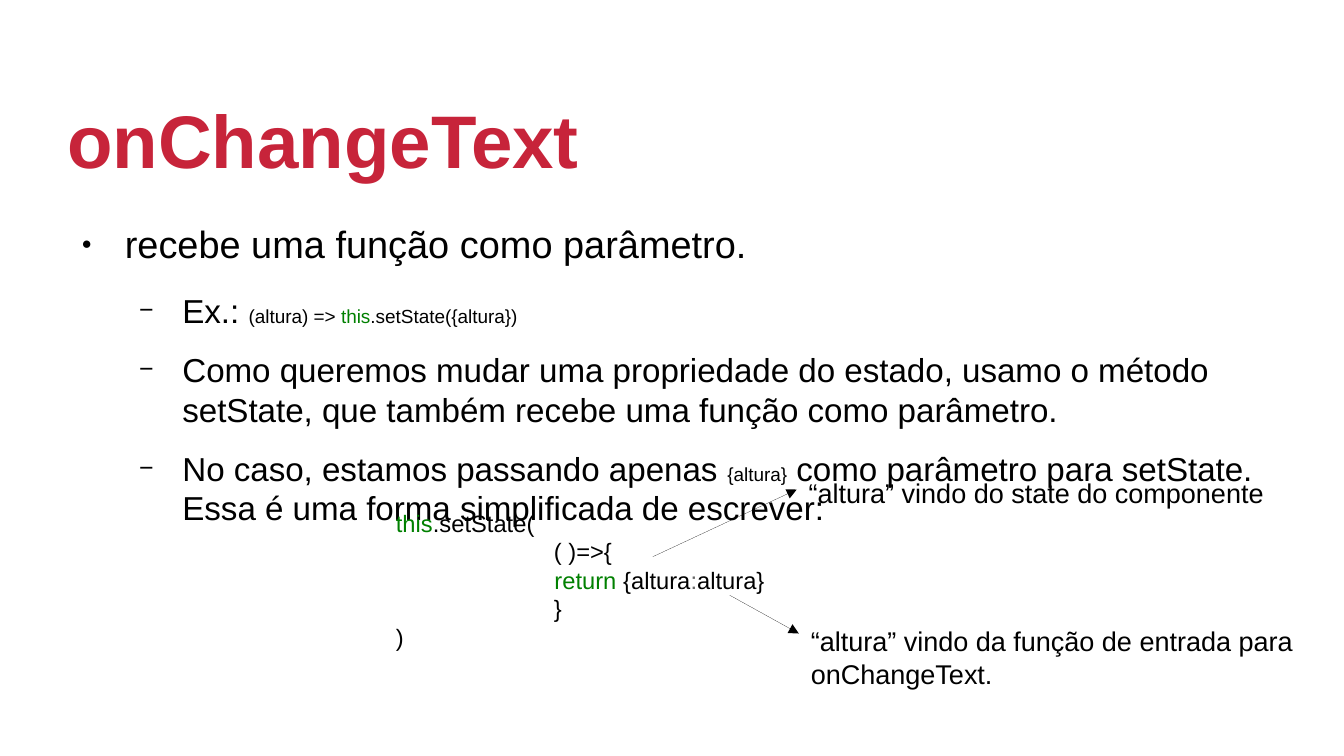
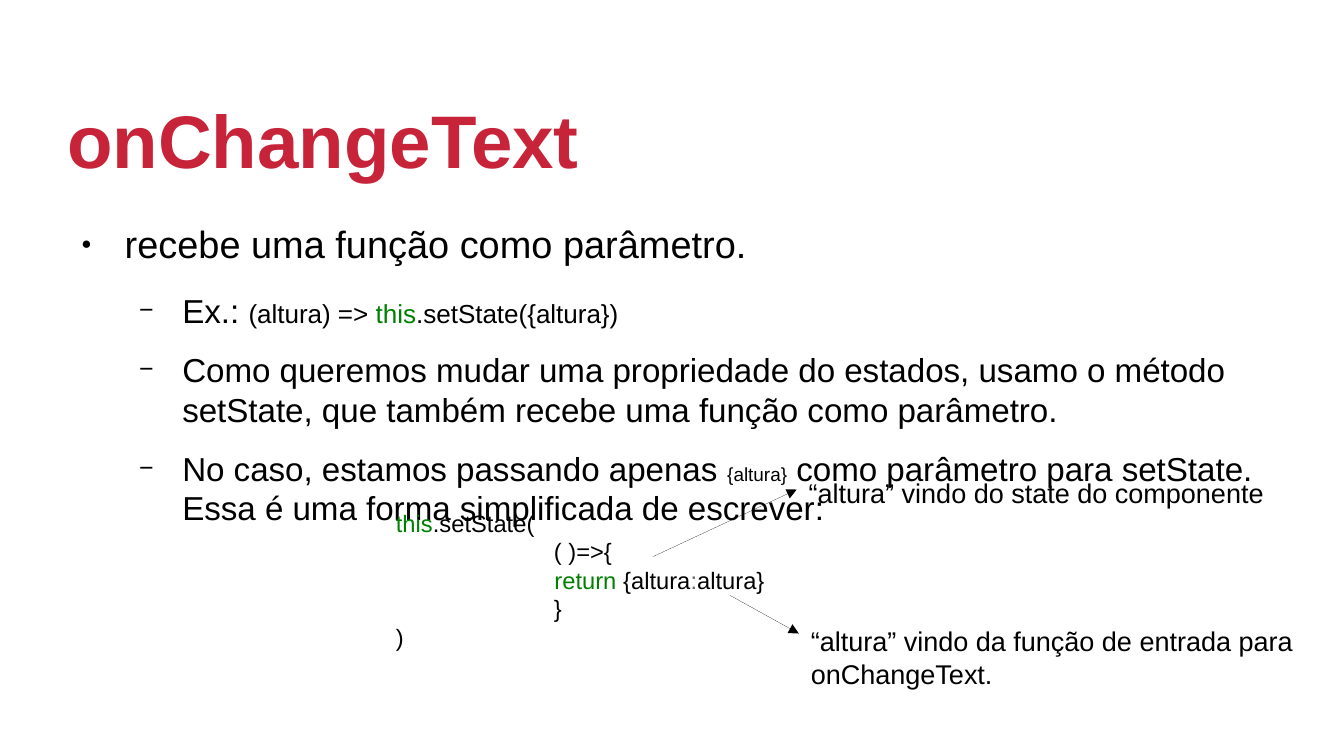
Before and after one commit to johnmagt/PIDM-2019_2, a slide deck: slide 7 of SLIDES/aula02.odp. Drawn at 1344x756 pixels with LibreOffice and Linux fonts; fonts in the diff are those of the drawing; background and template pictures are left out. Boxes give left, top, right and bottom in pixels: in the first picture for what was removed or moved away, otherwise in the second. Text is boxed around its words. In the diff, an @@ line names an element or a change of style, - is before the commit and + after.

```diff
--- a/SLIDES/aula02.odp
+++ b/SLIDES/aula02.odp
@@ text at (x1=182, y1=300, x2=619, y2=329): size 11.2 to 15.4 pt in "(altura) => this.setState({altura})" @@
@@ text at (x1=182, y1=357, x2=1225, y2=428): text changed @@
-  − Como queremos mudar uma propriedade do estado, usamo o método setState, que também recebe uma função como parâmetro.
+  − Como queremos mudar uma propriedade do estados, usamo o método setState, que também recebe uma função como parâmetro.
```
Also in this commit, not shown: 3 other slides changed, 7 slides added, 41 other files.
